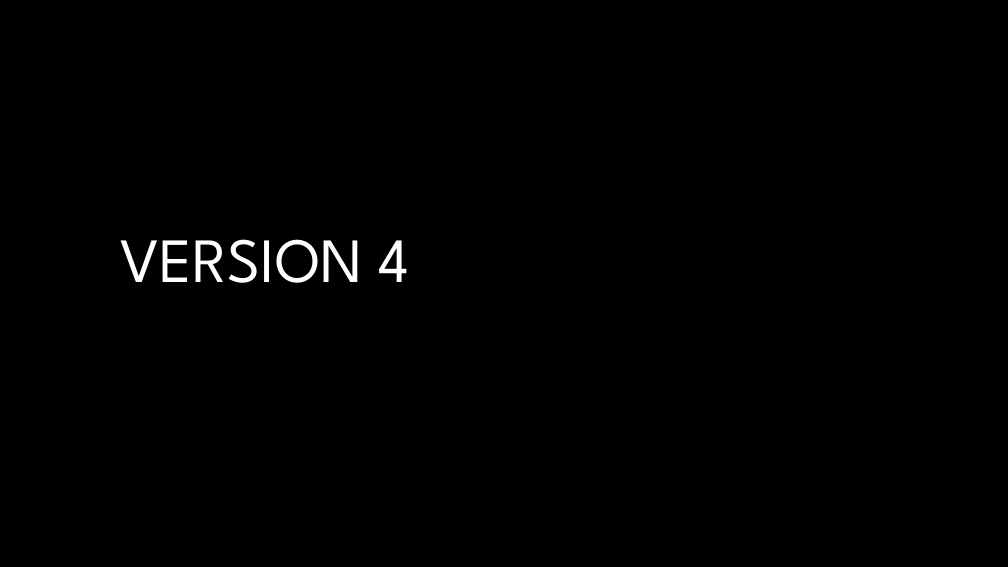
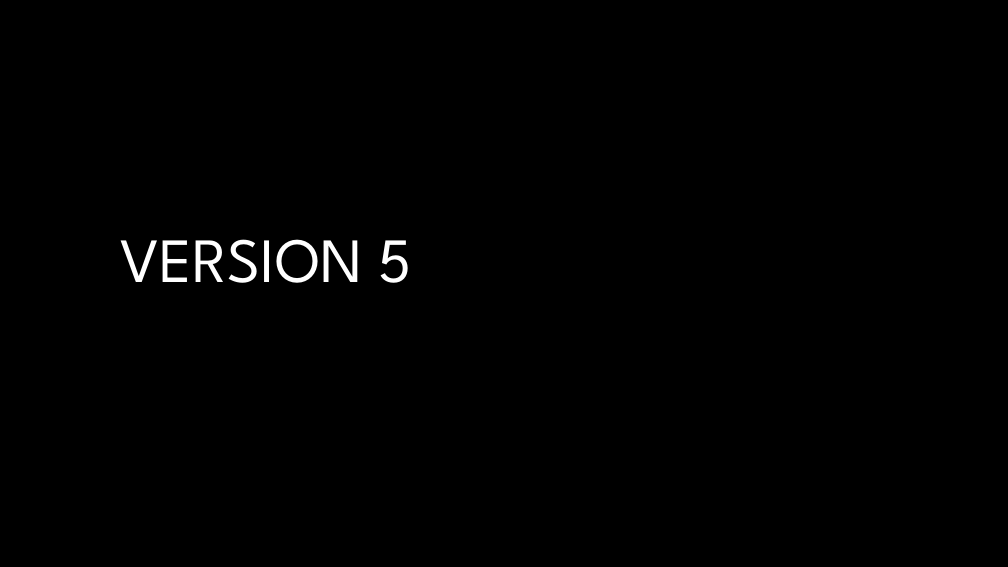
Before and after one commit to Brindley/Test, a slide deck: slide 1 of PowerPoint/PPT Test.pptx. Drawn at 1008x567 pixels with LibreOffice and Linux fonts; fonts in the diff are those of the drawing; background and template pictures are left out. Boxes give left, top, right and bottom in pixels: in the first picture for what was removed or moved away, otherwise in the second. Text is boxed around its words. In the diff, an @@ line names an element or a change of style, - is before the commit and + after.

Commit message:
Version 5

```diff
--- a/PowerPoint/PPT Test.pptx
+++ b/PowerPoint/PPT Test.pptx
@@ title at [121, 239, 411, 283]: text changed @@
-VERSION 4
+VERSION 5
```
